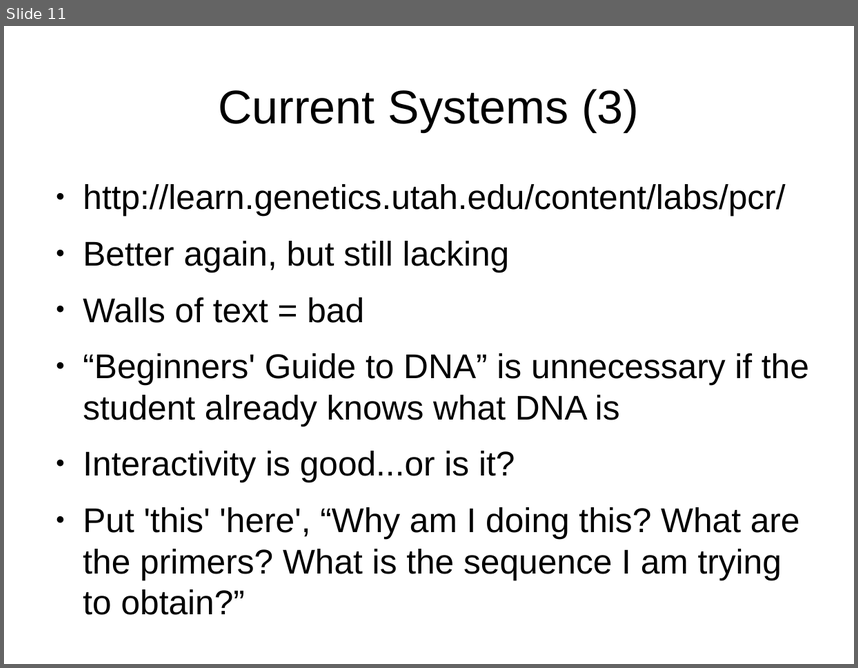
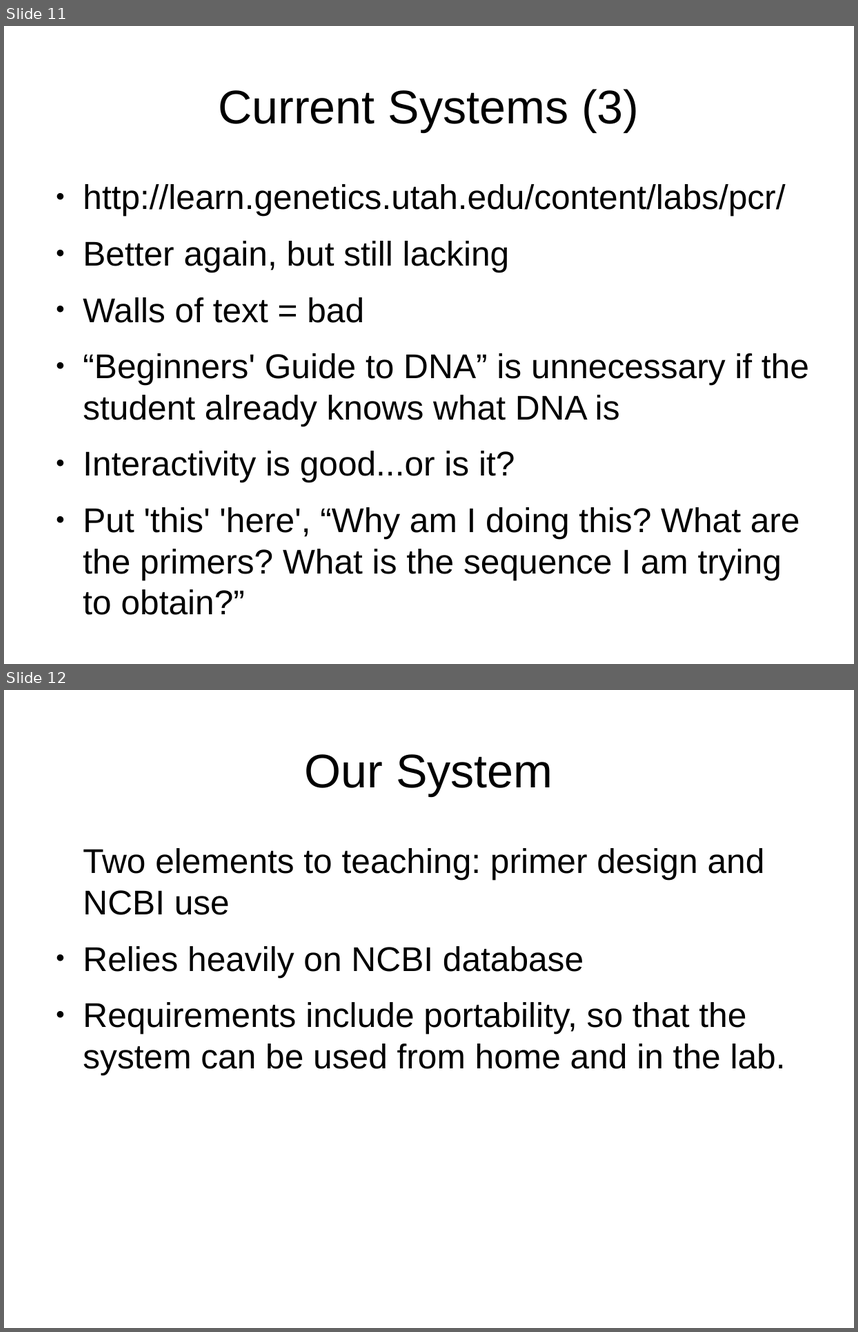
Before and after one commit to Dan-McElroy/Team-Project--Q, a slide deck: docs/progressPresentation/draft.odp. Shown one above the other, each under a label of ours: slide 11 before the commit, slides 11 and 12 after it. The pictures are 858x668 and 858x1332 pixels, drawn with LibreOffice and Linux fonts; fonts in the diff are those of the drawing. Boxes give left, top, right and bottom in pixels: in the first picture for what was removed or moved away, otherwise in the second. Text is boxed around its words. In the diff, an @@ line names an element or a change of style, - is before the commit and + after.

```diff
--- a/docs/progressPresentation/draft.odp
+++ b/docs/progressPresentation/draft.odp
@@ slide 12 added at (4,690,854,1328), background #FFFFFF @@
@@ title added at (305,754,553,796), 44 pt, text #000000 @@
+Our System
@@ text added at (83,848,786,1074), 32 pt, text #000000 @@
+Two elements to teaching: primer design and NCBI use
+● Relies heavily on NCBI database
+● Requirements include portability, so that the system can be used from home and in the lab.
```
Also in this commit, not shown: 1 slide changed, 8 other slides added, 1 slide removed.
